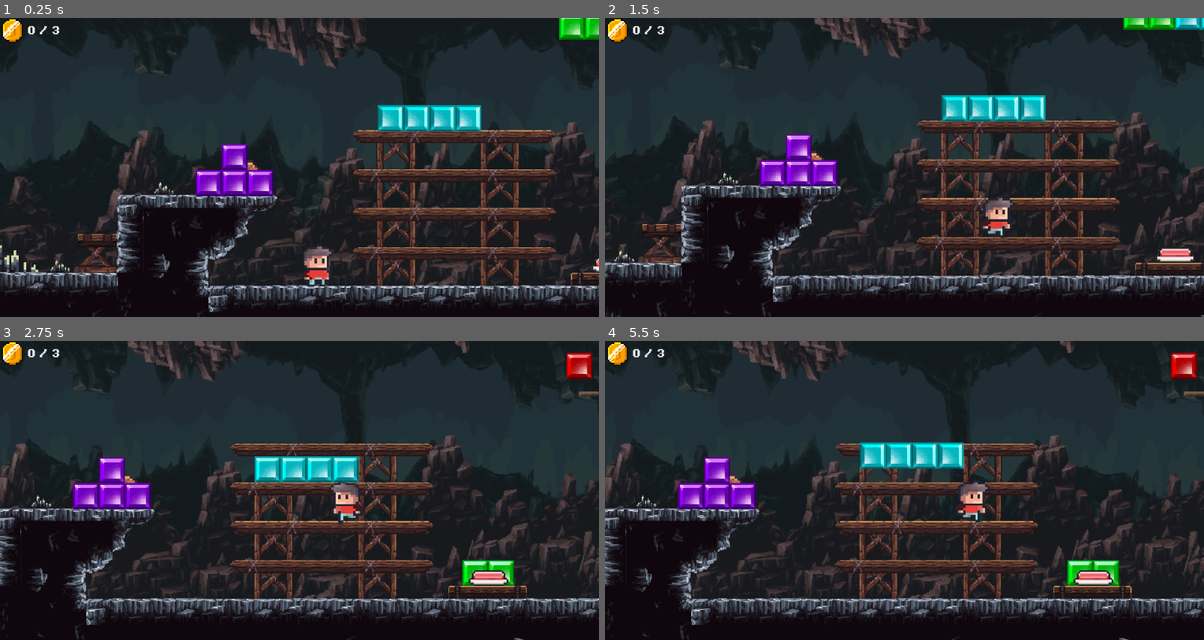
Above: before the commit, frames 1-4 (two rows, left to right).
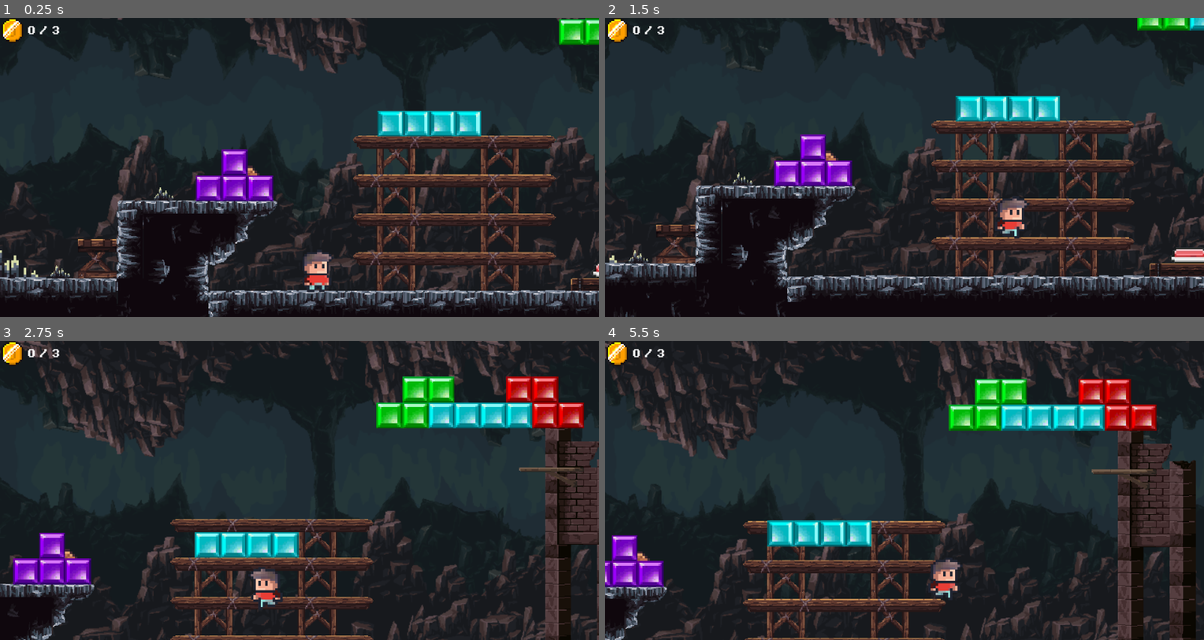
Above: after the commit, the same moments.

Repository: AlfredoSM225/tetramina
Game: Godot game, scene res://scenes/Nivel1.tscn
Same seed, same stepped clock (60 frames per second), same inputs: the game is played once before the commit and once after it. The project has no main scene, so this scene is started directly.
Inputs:
- Up to frame 1 (0.25 s): no input
- Up to frame 2 (1.5 s): hold Q (colocar_pieza) 0.53-1.28 s; hold D (Right) from 0.53 s (still down); tap Space (Jump) at 0.77 s; tap Q (colocar_pieza) at 1.35 s
- Up to frame 3 (2.75 s): tap Space (Jump) at 1.52 s; release D (Right) at 2.03 s; hold A (Left) from 2.03 s (still down); hold E (interactuar) from 2.03 s (still down); tap Q (colocar_pieza) at 2.3 s
- Up to frame 4 (5.5 s): release A (Left) at 2.78 s; release E (interactuar) at 2.78 s; hold D (Right) 2.78-4.28 s; tap R (rotar_pieza) at 2.85 s; tap Space (Jump) at 3.02, 3.77, 4.52 s; tap Q (colocar_pieza) at 3.05, 4.35, 5.3 s; hold Q (colocar_pieza) 3.53-4.28 s; hold A (Left) 4.28-5.03 s; hold D (Right) from 5.03 s (still down); hold E (interactuar) from 5.03 s (still down)

The runs differ from the first frame. In frame 1, 21% of the frame differs, in the area x 0-100%, y 0-100%; in frame 2, 23%; in frame 3, 43%; in frame 4, 44%.

Commit message:
Camara y animacion a piezas
Se agrega animacion para la caida de las piezas y codigo para robarse la camara del jugador cuando son seleccionadas

Diff:
--- a/scenes/player.tscn
+++ b/scenes/player.tscn
@@ -58,7 +58,7 @@
 zoom = Vector2(1.3, 1.3)
 limit_top = 80
 position_smoothing_enabled = true
-position_smoothing_speed = 7.0
+position_smoothing_speed = 3.0
 drag_horizontal_enabled = true
 drag_vertical_enabled = true
 drag_top_margin = 1.0
--- a/scripts/PiezaBase.gd
+++ b/scripts/PiezaBase.gd
@@ -53,6 +53,31 @@
 	jugador_ref = jugador
 	add_collision_exception_with(jugador)
 
+	# === EL TRUCO: ROBAR LA CÁMARA ===
+	var camara = jugador.get_node_or_null("Camera2D")
+	if camara:
+		camara.reparent(self)
+		camara.position = Vector2.ZERO
+
+	if tile_map_layer:
+		for hijo in get_children():
+			if hijo is CollisionShape2D or hijo is Node2D:
+				var pos_local = tile_map_layer.to_local(hijo.global_position)
+
+				var celda_x = round((pos_local.x - grid_size / 2.0) / grid_size)
+				var celda_y = round((pos_local.y - grid_size / 2.0) / grid_size)
+				var celda_exacta = Vector2i(celda_x, celda_y)
+
+				var centro_celda = tile_map_layer.map_to_local(celda_exacta)
+				var centro_global = tile_map_layer.to_global(centro_celda)
+
+				global_position = centro_global - hijo.position.rotated(rotation)
+				break
+	esta_activa = true
+	en_caida_libre = false
+	jugador_ref = jugador
+	add_collision_exception_with(jugador)
+
 	# === EL SECRETO 1: ALINEACIÓN ABSOLUTA AL TILEMAP ===
 	if tile_map_layer:
 		for hijo in get_children():
@@ -98,7 +123,7 @@
 func soltar_pieza() -> void:
 	esta_activa = false
 	en_caida_libre = true
-
+	devolver_camara()
 	if jugador_ref:
 		remove_collision_exception_with(jugador_ref)
 		jugador_ref.recuperar_control()
@@ -137,3 +162,11 @@
 		get_node("/root/ScriptGlobal").revisar_lineas_completas()
 
 	queue_free()
+
+func devolver_camara() -> void:
+	var camara = get_node_or_null("Camera2D")
+	if camara and jugador_ref:
+		# Le regresamos la cámara al jugador
+		camara.reparent(jugador_ref)
+		# La centramos de nuevo en el cuerpo del jugador
+		camara.position = Vector2.ZERO
--- a/scripts/ScriptGlobal.gd
+++ b/scripts/ScriptGlobal.gd
@@ -1,8 +1,7 @@
 extends Node
 
-var bloques_para_linea = 8
-
-# === MEMORIA DE PIEZAS ===
+var bloques_para_linea = 9
+
 var registro_piezas = {}
 var celda_a_pieza = {}
 
@@ -70,21 +69,21 @@
 						registro_piezas[id_p]["celdas"].erase(celda)
 					celda_a_pieza.erase(celda)
 
-		# Recopilamos todos los mapas sólidos (Tu cueva, paredes, etc.) ignorando los fondos sin físicas
 		var mapas_colision = []
 		if get_tree().current_scene:
 			var todos_tilemaps = get_tree().current_scene.find_children("*", "TileMapLayer", true, false)
 			for tm in todos_tilemaps:
 				if tm != capa_piezas and tm.tile_set != null:
-					# Si tiene físicas, significa que es un muro o suelo real
 					if tm.tile_set.get_physics_layers_count() > 0:
 						mapas_colision.append(tm)
 
-		aplicar_gravedad_aislada(capa_piezas, columnas_afectadas, y_max_borrado, celdas_borradas, mapas_colision)
-		await get_tree().process_frame
+		# === EL SECRETO: AWAIT ===
+		# El código se pausará aquí y esperará a que termine toda la animación de caída
+		await aplicar_gravedad_aislada(capa_piezas, columnas_afectadas, y_max_borrado, celdas_borradas, mapas_colision)
+
+		# Una vez que terminen de caer, volvemos a revisar por si hicieron COMBO
 		revisar_lineas_completas()
 
-# === NUEVO RADAR: Verifica si una celda está vacía tanto en el Tetris como en la Cueva ===
 func es_celda_libre(coord: Vector2i, capa_piezas: TileMapLayer, mapas_colision: Array) -> bool:
 	if capa_piezas.get_cell_source_id(coord) != -1:
 		return false
@@ -99,17 +98,17 @@
 
 	return true
 
-# === LA NUEVA GRAVEDAD PROFUNDA ===
+# === CORRUTINA DE CAÍDA ANIMADA ===
 func aplicar_gravedad_aislada(capa: TileMapLayer, columnas_afectadas: Array, y_max_global: int, celdas_borradas: Dictionary, mapas_colision: Array):
+	var bloques_a_mover = []
+
+	# 1. RASTREAR LA CADENA: Recopilamos todos los bloques flotantes
 	for x in columnas_afectadas:
 		var y_inicio = y_max_global
 		while not celdas_borradas.has(Vector2i(x, y_inicio)) and y_inicio > y_max_global - 50:
 			y_inicio -= 1
 
 		var y = y_inicio - 1
-		var bloques_a_mover = []
-
-		# 1. RASTREAR LA CADENA: Recolectamos todos los bloques que estaban apoyados en la explosión
 		while true:
 			var celda = Vector2i(x, y)
 			if celdas_borradas.has(celda):
@@ -118,39 +117,57 @@
 
 			var source_id = capa.get_cell_source_id(celda)
 			if source_id != -1:
-				bloques_a_mover.append(celda)
+				if not celda in bloques_a_mover:
+					bloques_a_mover.append(celda)
 				y -= 1
 			else:
-				# Si tocamos aire, rompemos la cadena. ¡Las piezas flotantes lejanas están a salvo!
 				break
 
-		# 2. CAÍDA LIBRE: Soltamos los bloques recolectados para que caigan al vacío
-		for celda_origen in bloques_a_mover:
-			var source_id = capa.get_cell_source_id(celda_origen)
-			var atlas = capa.get_cell_atlas_coords(celda_origen)
-
-			# Lo borramos un milisegundo para que no estorbe su propia caída
-			capa.set_cell(celda_origen, -1)
-
-			var celda_destino = celda_origen
-			# Mientras la celda de abajo esté libre de piezas y de cueva, sigue cayendo
-			while es_celda_libre(Vector2i(celda_destino.x, celda_destino.y + 1), capa, mapas_colision) and celda_destino.y < celda_origen.y + 100:
-				celda_destino.y += 1
-
-			capa.set_cell(celda_destino, source_id, atlas)
-
-			# 3. Actualizamos la memoria para que sigan siendo seleccionables (Si no perdieron piezas)
-			if celda_destino != celda_origen:
-				if celda_origen in celda_a_pieza:
-					var id_p = celda_a_pieza[celda_origen]
-					celda_a_pieza.erase(celda_origen)
-					celda_a_pieza[celda_destino] = id_p
+	# 2. BUCLE DE ANIMACIÓN
+	var cayendo = true
+	while cayendo:
+		cayendo = false
+
+		# Ordenamos los bloques de abajo hacia arriba (Para que caigan los de abajo primero y abran paso)
+		bloques_a_mover.sort_custom(func(a, b): return a.y > b.y)
+		var nuevos_bloques = []
+
+		for celda in bloques_a_mover:
+			var celda_abajo = Vector2i(celda.x, celda.y + 1)
+			var source_id = capa.get_cell_source_id(celda)
+
+			# Si el bloque sigue existiendo, el camino hacia abajo está libre, y no se ha caído al infinito
+			if source_id != -1 and es_celda_libre(celda_abajo, capa, mapas_colision) and celda.y < y_max_global + 100:
+				var atlas = capa.get_cell_atlas_coords(celda)
+
+				# Lo movemos un solo cuadro hacia abajo
+				capa.set_cell(celda, -1)
+				capa.set_cell(celda_abajo, source_id, atlas)
+
+				# Actualizamos su memoria para que la pieza siga unida
+				if celda in celda_a_pieza:
+					var id_p = celda_a_pieza[celda]
+					celda_a_pieza.erase(celda)
+					celda_a_pieza[celda_abajo] = id_p
 
 					if id_p in registro_piezas:
 						var celdas_p = registro_piezas[id_p]["celdas"]
-						var idx = celdas_p.find(celda_origen)
+						var idx = celdas_p.find(celda)
 						if idx != -1:
-							celdas_p[idx] = celda_destino
+							celdas_p[idx] = celda_abajo
+
+				nuevos_bloques.append(celda_abajo)
+				cayendo = true # Como algo se movió, repetiremos el bucle
+			else:
+				# Chocó con algo, ya no se mueve y se queda en su posición final
+				nuevos_bloques.append(celda)
+
+		bloques_a_mover = nuevos_bloques
+
+		# 3. LA PAUSA VISUAL (Magia de Godot)
+		if cayendo:
+			# Esperamos 0.05 segundos antes de que bajen el siguiente cuadro
+			await get_tree().create_timer(0.05).timeout
 
 func intentar_recuperar_pieza(celda: Vector2i) -> CharacterBody2D:
 	if not celda_a_pieza.has(celda): return null
